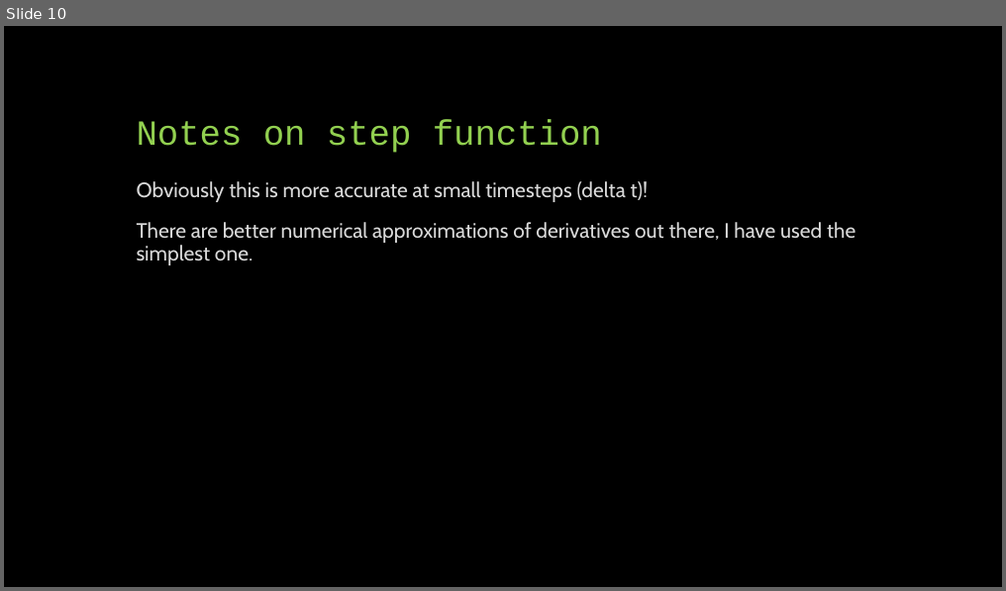
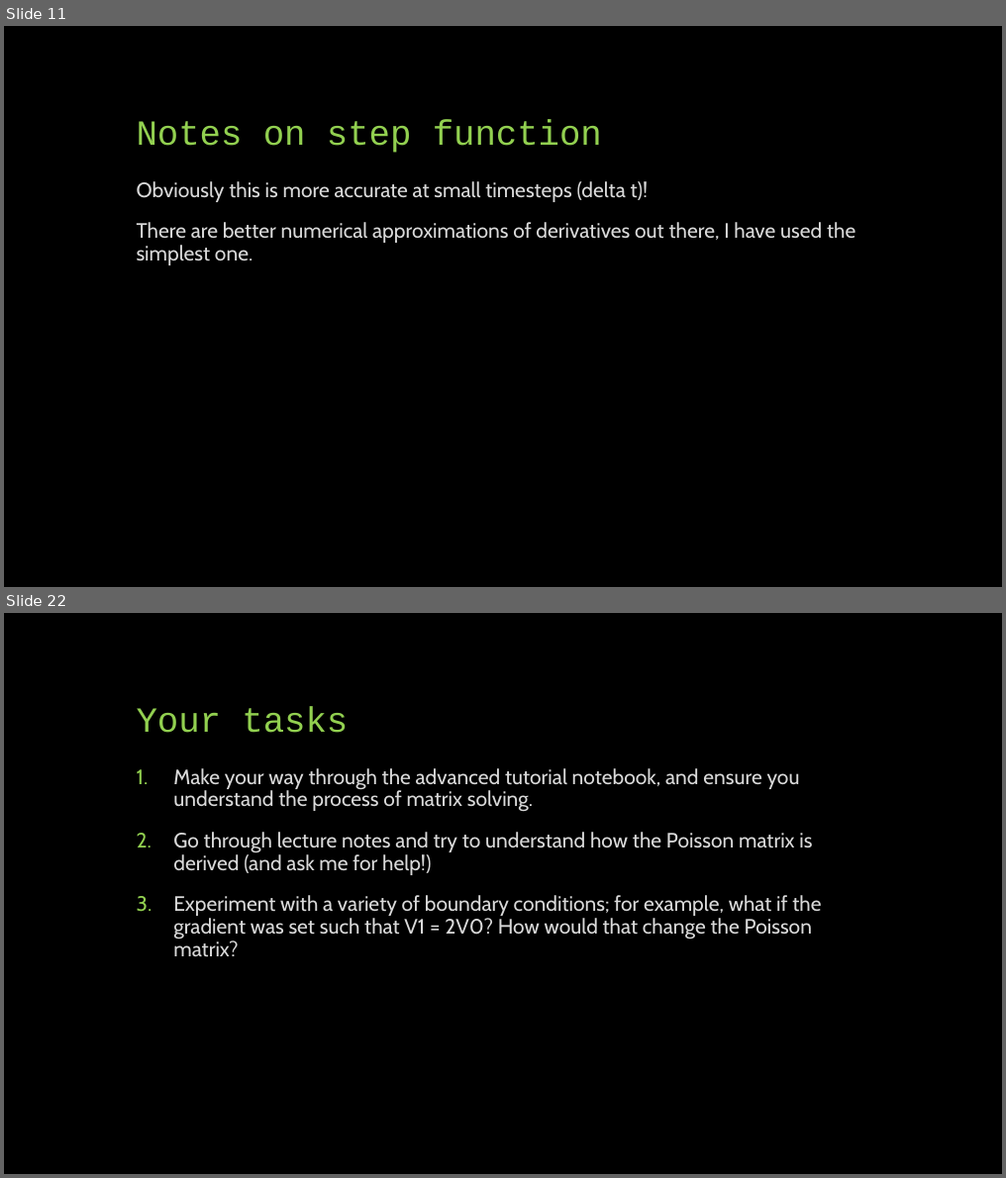
Before and after one commit to phys3112/Tutorials-2020, a slide deck: Tutorial 5 Iterative Methods/Tutorial 5 Presentation.pptx. Shown one above the other, each under a label of ours: slide 10 before the commit, slides 11 and 22 after it; the slides between them are not shown. The pictures are 1006x591 and 1006x1178 pixels, drawn with LibreOffice and Linux fonts; fonts in the diff are those of the drawing. Boxes give left, top, right and bottom in pixels: in the first picture for what was removed or moved away, otherwise in the second. Text is boxed around its words. In the diff, an @@ line names an element or a change of style, - is before the commit and + after.

Commit message:
Tutorial 5 'Finished'
Tutorial 5 is 'done', but I will make a better one for advanced following the upload of the lectures for Week 5.

```diff
--- a/Tutorial 5 Iterative Methods/Tutorial 5 Presentation.pptx
+++ b/Tutorial 5 Iterative Methods/Tutorial 5 Presentation.pptx
@@ slide 22 added at (4,613,1002,1174), background #000000 @@
@@ title added at (137,707,348,733), 34 pt, text #92D050 @@
+Your tasks
@@ text added at (173,768,821,958), 20 pt, text #D9D9D9 @@
+1. Make your way through the advanced tutorial notebook, and ensure you understand the process of matrix solving.
+2. Go through lecture notes and try to understand how the Poisson matrix is derived (and ask me for help!)
+3. Experiment with a variety of boundary conditions; for example, what if the gradient was set such that V1 = 2V0? How would that change the Poisson matrix?
@@ what was slide 10 is now slide 11 @@
```
Also in this commit, not shown: 2 slides changed, 11 other slides added, 2 slides removed, 1 other file.
